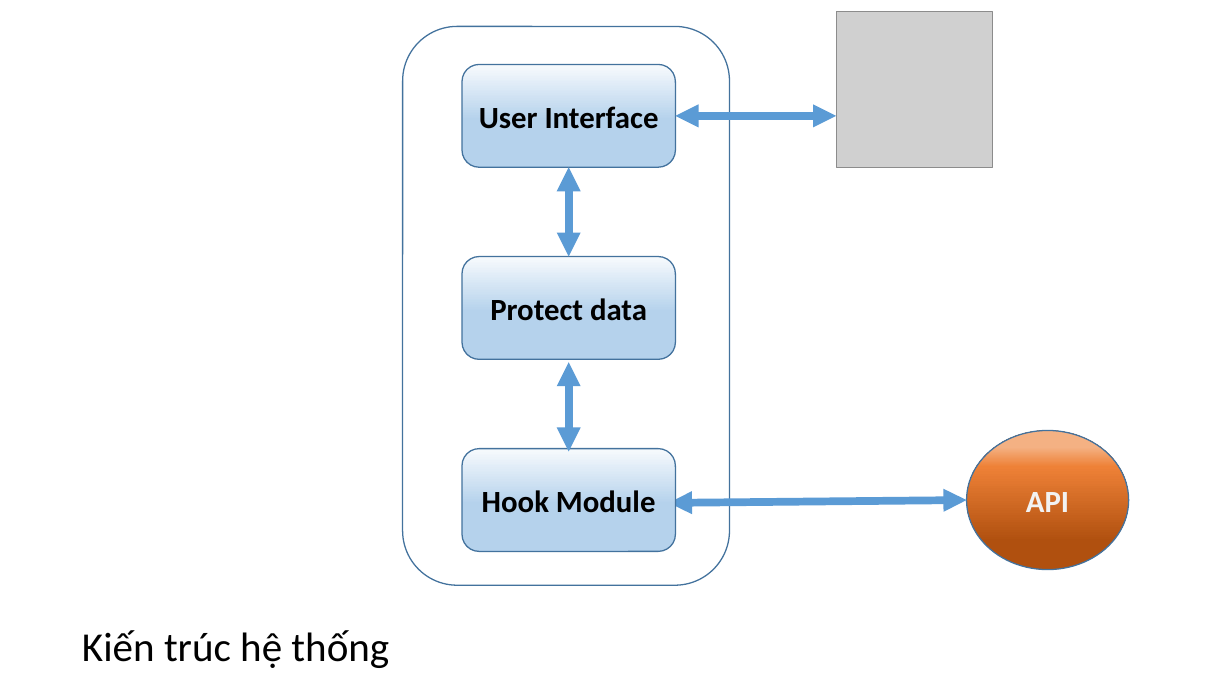
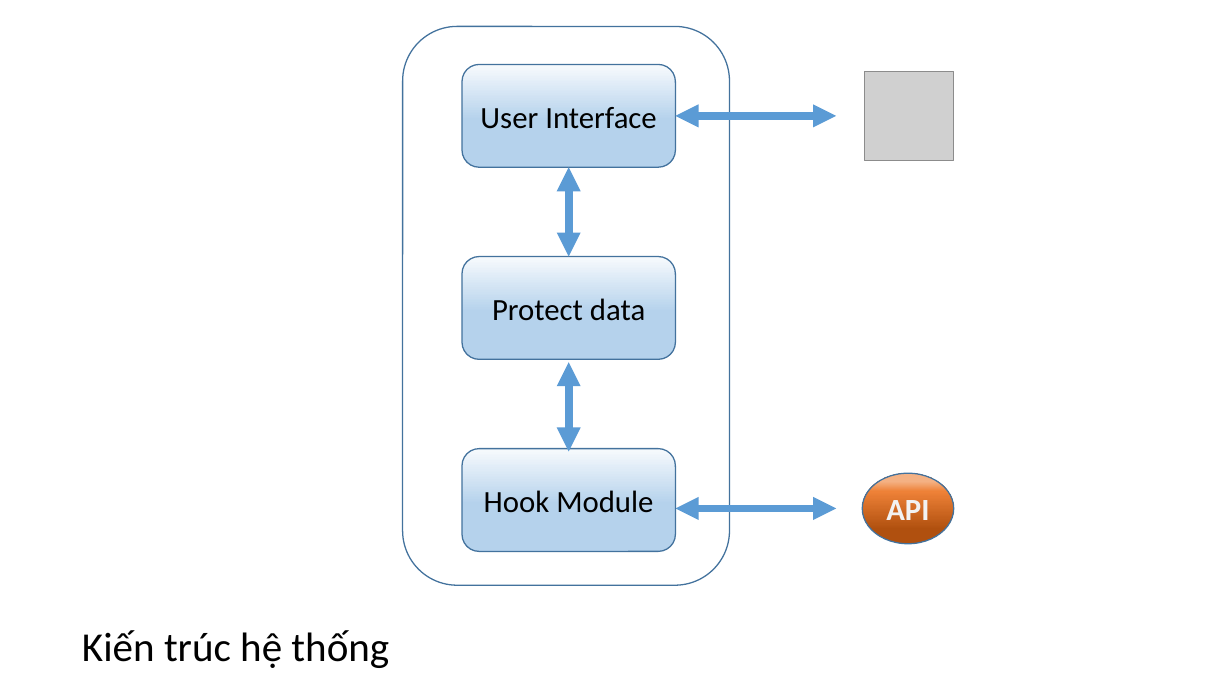
Before and after one commit to dotrungduchd/LUANVAN, a slide deck: slide 11 of Document/SODO.pptx. Drawn at 1232x693 pixels with LibreOffice and Linux fonts; fonts in the diff are those of the drawing; grey boxes stand for pictures. Boxes give left, top, right and bottom in pixels: in the first picture for what was removed or moved away, otherwise in the second. Text is boxed around its words. In the diff, an @@ line names an element or a change of style, - is before the commit and + after.

```diff
--- a/Document/SODO.pptx
+++ b/Document/SODO.pptx
@@ picture: place and size @@
-picture at <box>836,11,993,167</box>
+picture at <box>864,71,954,161</box>
@@ bold off in 3 elements at <box>462,65,676,167</box>, <box>462,257,676,360</box>, <box>462,449,676,552</box> @@
@@ ellipse "API": place and size @@
-ellipse "API" at <box>967,431,1128,570</box>
+ellipse "API" at <box>862,473,954,543</box>
@@ double arrow moved from (669, 503) - (967, 500) to (676, 508) - (836, 508) @@
```
Also in this commit, not shown: 10 other slides changed, 1 slide added, 1 other file.
